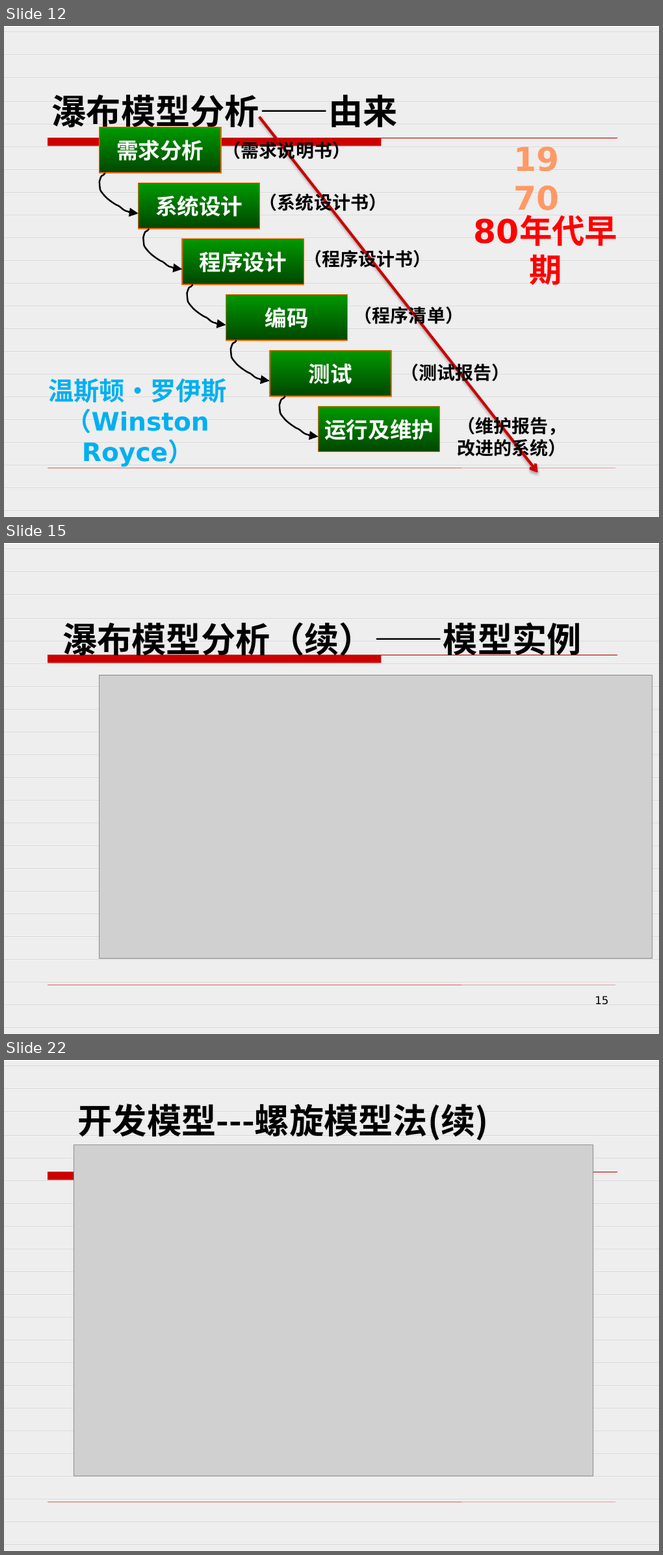
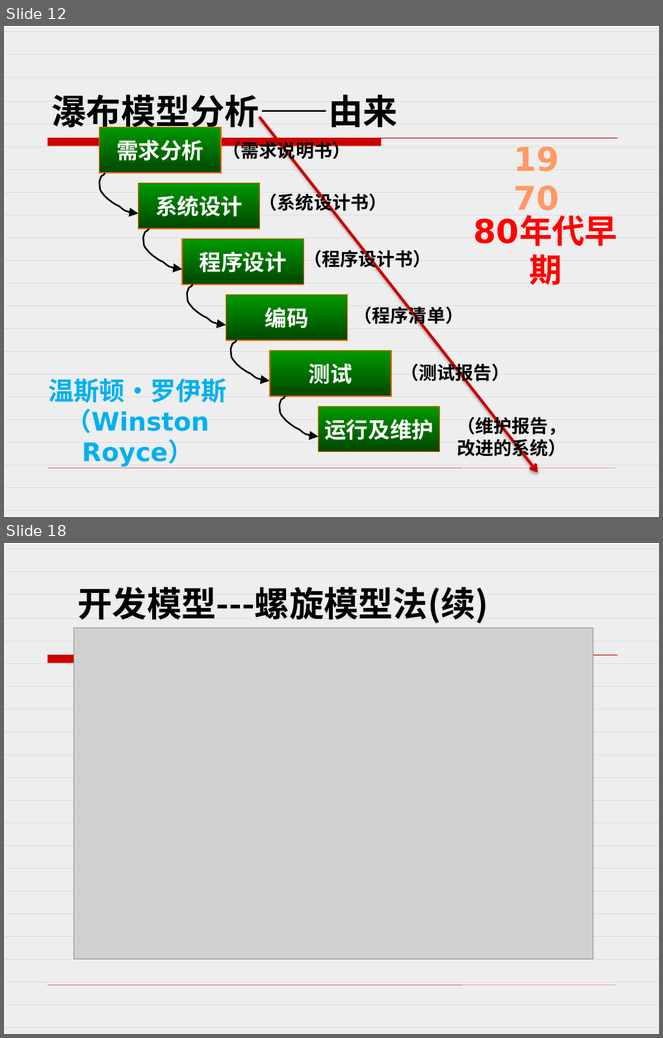
Before and after one commit to edu2act/course-foundation-software-tesing, a slide deck: PPT/第三部分 软件测试应用/10.1 软件开发模型.pptx. Shown one above the other, each under a label of ours: slides 12, 15 and 22 before the commit, slides 12 and 18 after it; the slides between them are not shown. The pictures are 663x1555 and 663x1038 pixels, drawn with LibreOffice and Linux fonts; fonts in the diff are those of the drawing; grey boxes stand for pictures. Boxes give left, top, right and bottom in pixels: in the first picture for what was removed or moved away, otherwise in the second. Text is boxed around its words. In the diff, an @@ line names an element or a change of style, - is before the commit and + after.

Commit message:
开发测试模型

```diff
--- a/PPT/第三部分 软件测试应用/10.1 软件开发模型.pptx
+++ b/PPT/第三部分 软件测试应用/10.1 软件开发模型.pptx
@@ slide 15 removed at (4, 543, 659, 1034), background pattern #DDDDDD on #FFFFFF; not listed: 2 template elements that a slide beside it also shows @@
@@ text removed at (62, 622, 582, 661) @@
-瀑布模型分析（续）——模型实例
@@ picture removed at (100, 676, 653, 959) @@
@@ page number removed at (595, 997, 608, 1005) @@
-15
@@ what was slide 22 is now slide 18 @@
```
Also in this commit, not shown: 6 slides changed, 3 other slides removed, 2 other files.
